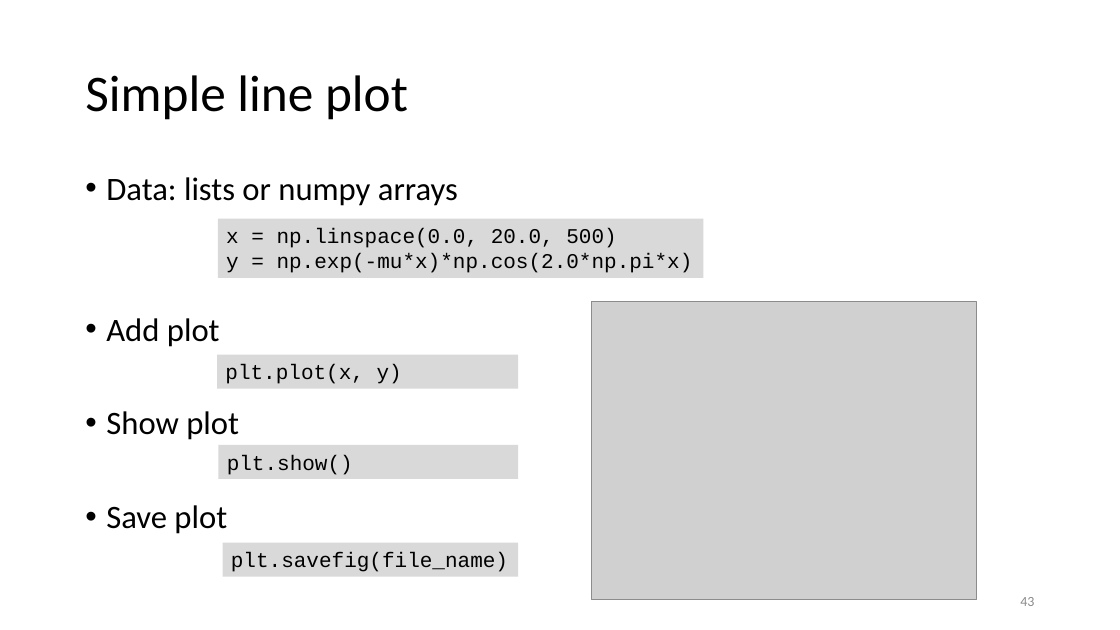
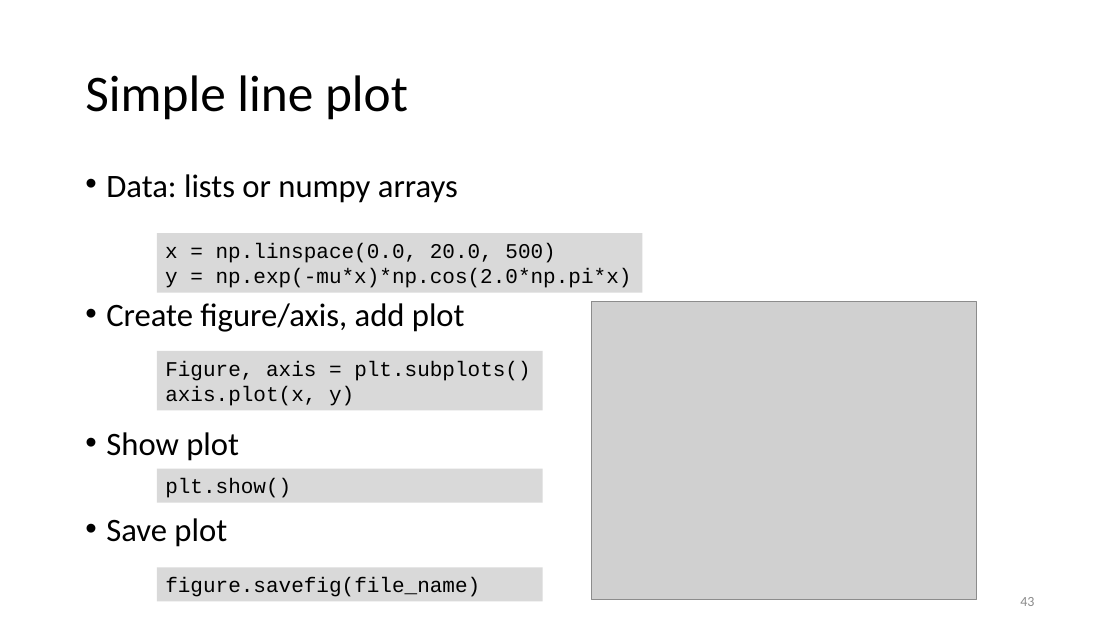
Before and after one commit to gjbex/Scientific-Python, a slide deck: slide 43 of scientific_python.pptx. Drawn at 1120x630 pixels with LibreOffice and Linux fonts; fonts in the diff are those of the drawing; grey boxes stand for pictures. Boxes give left, top, right and bottom in pixels: in the first picture for what was removed or moved away, otherwise in the second. Text is boxed around its words. In the diff, an @@ line names an element or a change of style, - is before the commit and + after.

```diff
--- a/scientific_python.pptx
+++ b/scientific_python.pptx
@@ text at [106,174,458,547]: line spacing 0.9 to 0.8 @@
@@ rectangle "x = np.linspace(0.0, 20.0, 500)": place and size @@
-rectangle "x = np.linspace(0.0, 20.0, 500)" at [218,218,703,278]
+rectangle "x = np.linspace(0.0, 20.0, 500)" at [157,234,643,293]
@@ text at [106,303,465,332]: text changed @@
-• Add plot
+• Create figure/axis, add plot
@@ rectangle "Figure, axis = plt.subplots()": place and size @@
-rectangle "Figure, axis = plt.subplots()" at [218,355,518,388]
+rectangle "Figure, axis = plt.subplots()" at [157,351,543,411]
@@ text in rectangle at [165,361,530,406]: text changed @@
-plt.plot(x, y)
+Figure, axis = plt.subplots()
+axis.plot(x, y)
@@ rectangle "plt.show()": place and size @@
-rectangle "plt.show()" at [218,445,518,479]
+rectangle "plt.show()" at [157,469,543,502]
@@ rectangle "figure.savefig(file_name)": place and size @@
-rectangle "figure.savefig(file_name)" at [223,543,518,576]
+rectangle "figure.savefig(file_name)" at [157,568,543,602]
@@ text in rectangle at [165,577,480,597]: text changed @@
-plt.savefig(file_name)
+figure.savefig(file_name)
```
Also in this commit, not shown: 5 other slides changed, 9 other files.
